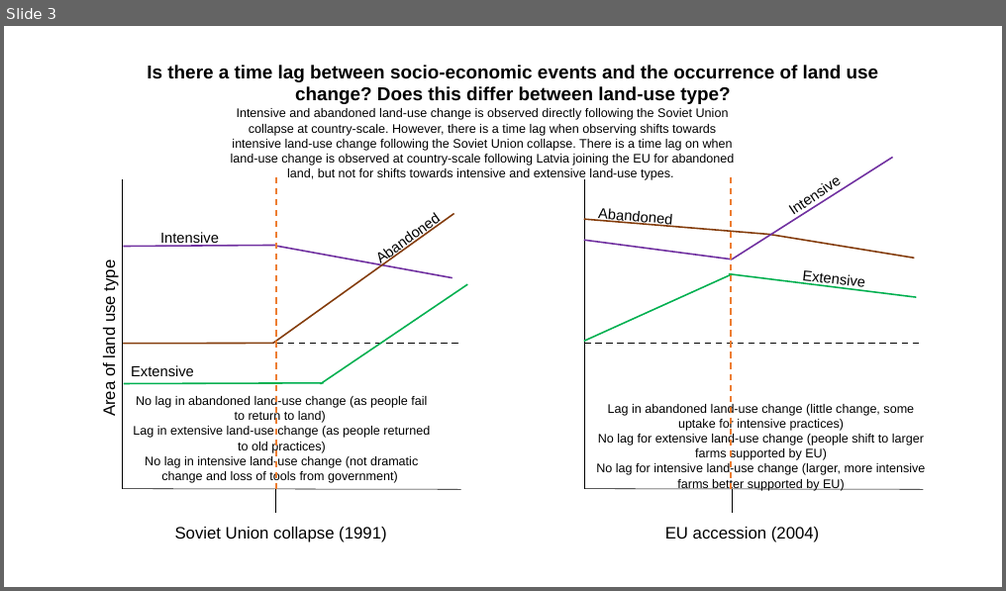
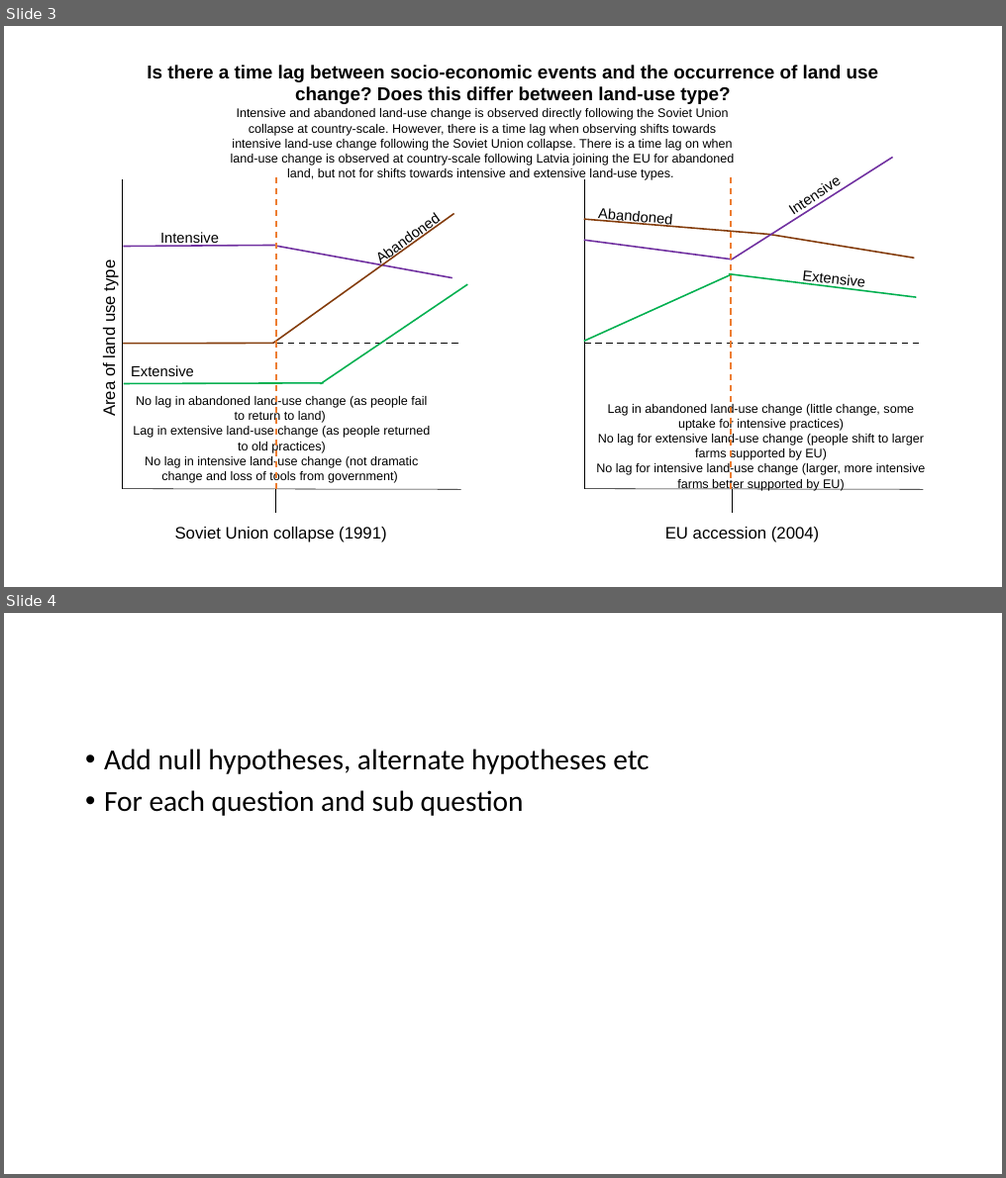
Before and after one commit to izzyrich/dissertation, a slide deck: images/prediction_graphs.pptx. Shown one above the other, each under a label of ours: slide 3 before the commit, slides 3 and 4 after it. The pictures are 1006x591 and 1006x1178 pixels, drawn with LibreOffice and Linux fonts; fonts in the diff are those of the drawing. Boxes give left, top, right and bottom in pixels: in the first picture for what was removed or moved away, otherwise in the second. Text is boxed around its words. In the diff, an @@ line names an element or a change of style, - is before the commit and + after.

```diff
--- a/images/prediction_graphs.pptx
+++ b/images/prediction_graphs.pptx
@@ slide 4 added at [4,613,1002,1174], background #FFFFFF @@
@@ text added at [104,749,648,816], 28 pt, text #000000 @@
+• Add null hypotheses, alternate hypotheses etc
+• For each question and sub question
```
Also in this commit, not shown: 1 other file.
